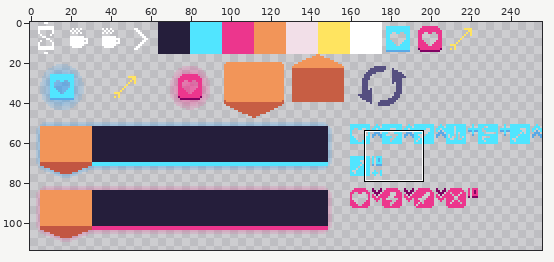
Edited in one commit: sprite sheet (Assets/Sprites/Spritesheet_UI.png). The first picture is a wide view before the edit; the outline marks the close-up.
Close-up. Before the commit:
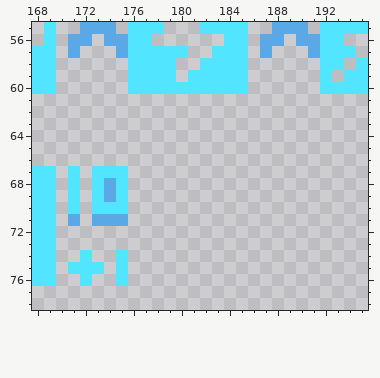
The file is 256x256 pixels. Pixels under 10% opacity are left out. Colours within 5 levels of each other are drawn and written as one. Shown: x 168..195, y 55..78. The wide view leaves out empty margins.
Once edited:
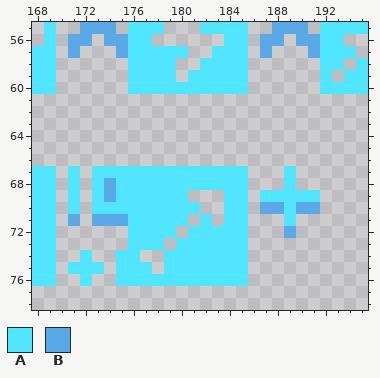
Palette (. is transparent): A #51e5ff  B #5aa9e6
From old to new:
Changed rows in their new state; - is an unchanged pixel.
first column x 176:
67 AAAAAAAAAA---A--
68 AAAAAAAAAA---A--
69 AAAAA---AA-AAAAA
70 AAAAAA--AA-BBABB
71 AAAAA-A-AA---A--
72 AAAA-AAAAA---B--
73 AAA-AAAAAA------
74 A--AAAAAAA------
75 AA-AAAAAAA------
76 AAAAAAAAAA------
